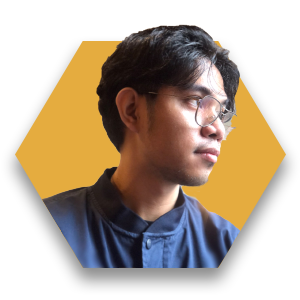
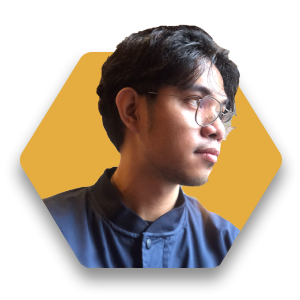
Layer changes from the first 300 × 300 image to the second:
painted on "Layer 3" over [78, 261, 221, 268]
added layer "Polygon 2" above "Polygon 1" over [19, 52, 282, 268]
hid "Polygon 1" over [15, 41, 286, 268]
